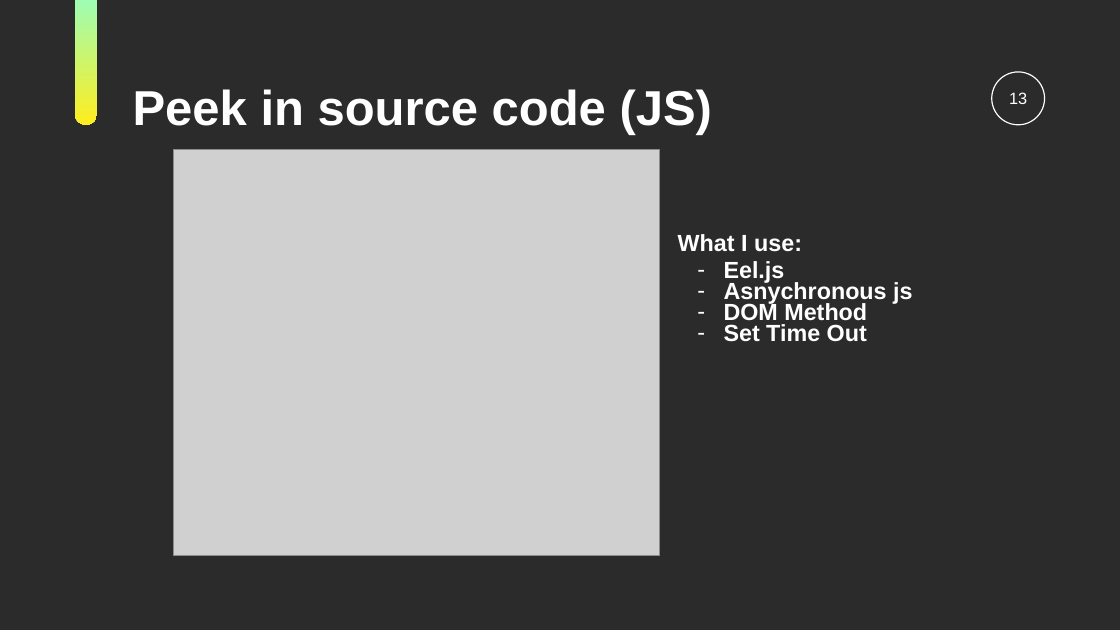
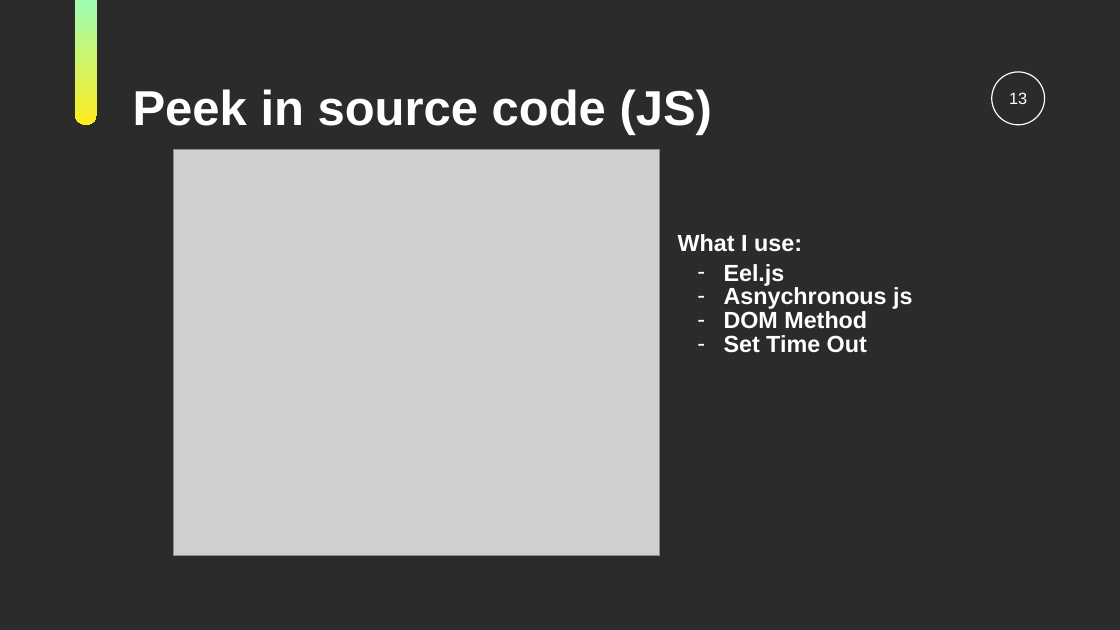
Before and after one commit to Jrhero14/FINALPROJECT-StrukturData, a slide deck: slide 13 of KamusGaul-Strukdat.ppt. Drawn at 1120x630 pixels with LibreOffice and Linux fonts; fonts in the diff are those of the drawing; grey boxes stand for pictures; background and template pictures are left out; a plain dark background stands for a picture behind light text. Boxes give left, top, right and bottom in pixels: in the first picture for what was removed or moved away, otherwise in the second. Text is boxed around its words. In the diff, an @@ line names an element or a change of style, - is before the commit and + after.

```diff
--- a/KamusGaul-Strukdat.ppt
+++ b/KamusGaul-Strukdat.ppt
@@ text "Eel.js" at [724, 264, 912, 353]: line spacing 0.75 to 0.85 @@
```
Also in this commit, not shown: 4 other slides changed, 5 slides added, 2 slides removed.
